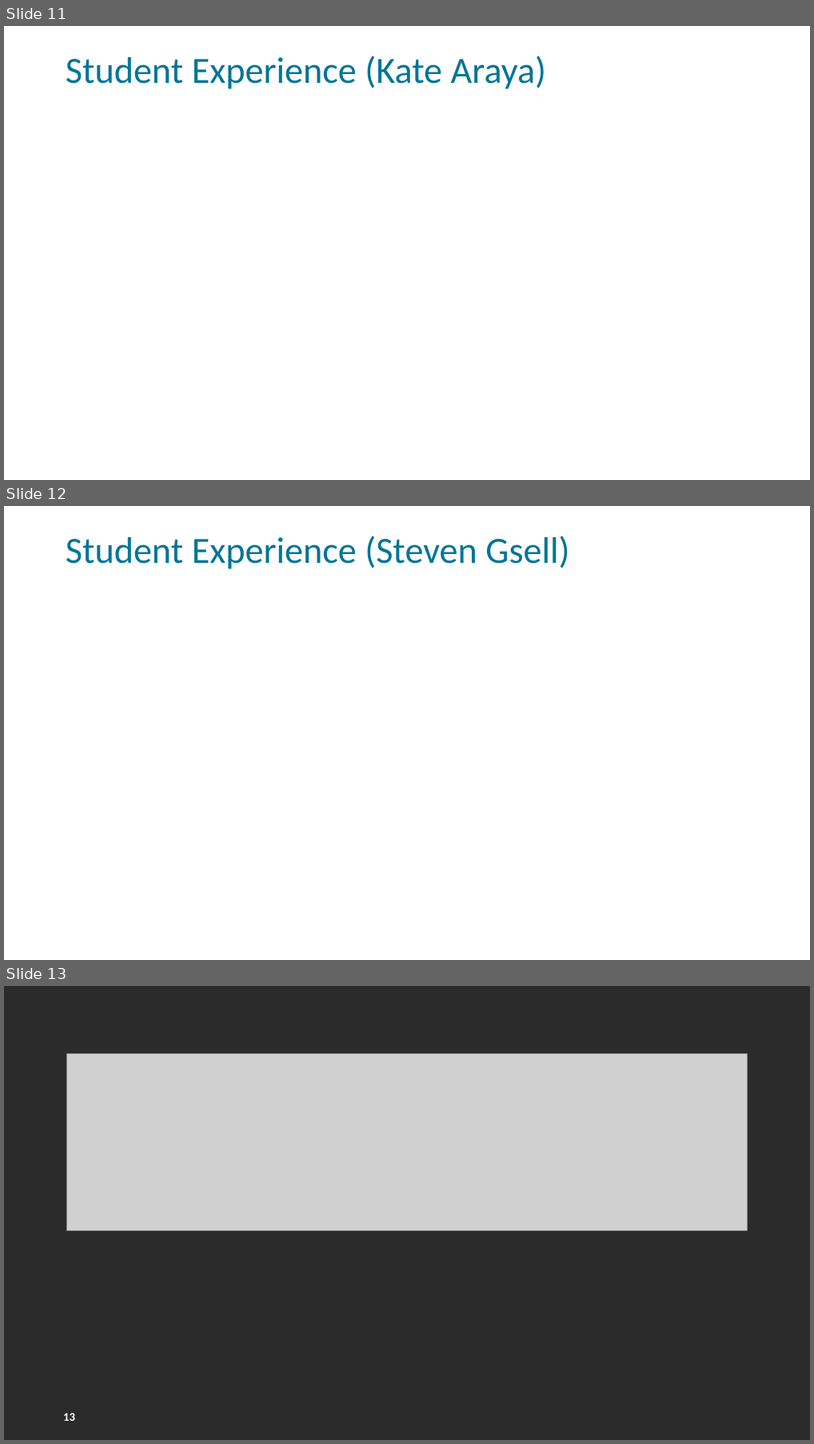
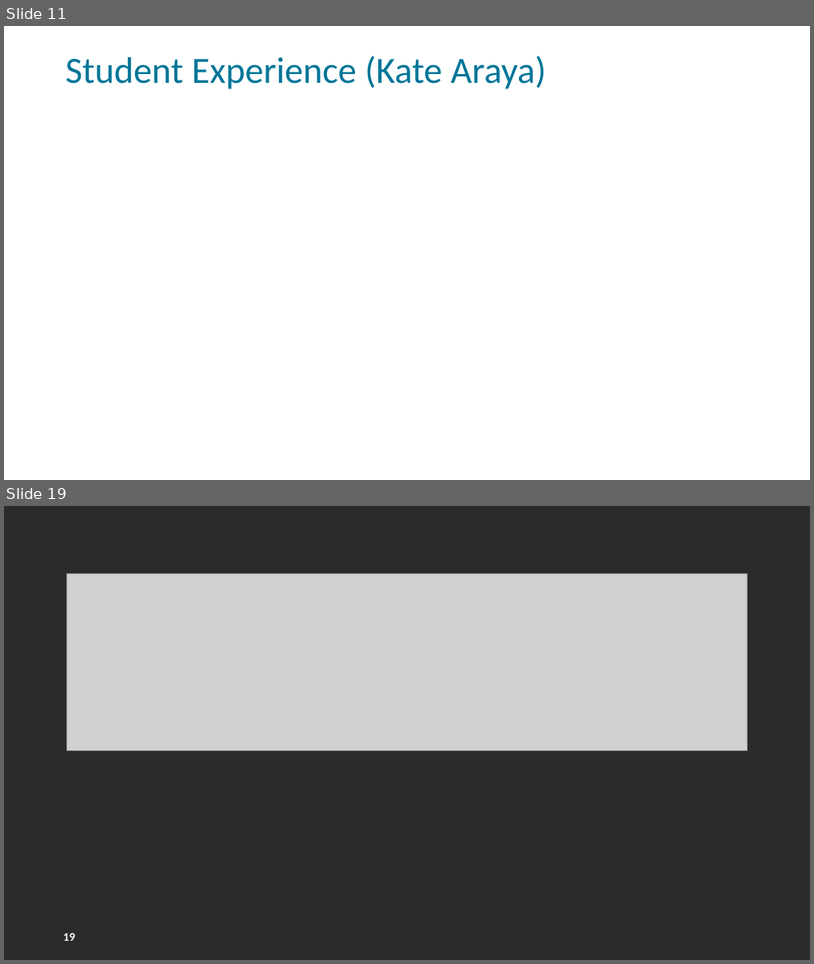
Before and after one commit to FSCJ-FacultyDev/HITEC2024, a slide deck: LeveragingSlackForStudentCollaboration.pptx. Shown one above the other, each under a label of ours: slides 11, 12 and 13 before the commit, slides 11 and 19 after it; the slides between them are not shown. The pictures are 814x1444 and 814x964 pixels, drawn with LibreOffice and Linux fonts; fonts in the diff are those of the drawing; grey boxes stand for pictures; background and template pictures are left out; a plain dark background stands for a picture behind light text. Boxes give left, top, right and bottom in pixels: in the first picture for what was removed or moved away, otherwise in the second. Text is boxed around its words. In the diff, an @@ line names an element or a change of style, - is before the commit and + after.

Commit message:
Steven Gsell section added

```diff
--- a/LeveragingSlackForStudentCollaboration.pptx
+++ b/LeveragingSlackForStudentCollaboration.pptx
@@ slide 12 removed at [4, 506, 810, 960], background picture (left out); not listed: 1 template element that a slide beside it also shows @@
@@ title removed at [66, 536, 570, 569] @@
-Student Experience (Steven Gsell)
@@ what was slide 13 is now slide 19 @@
@@ page number at [63, 932, 75, 940]: text changed @@
-13
+19
```
Also in this commit, not shown: 7 slides added.
